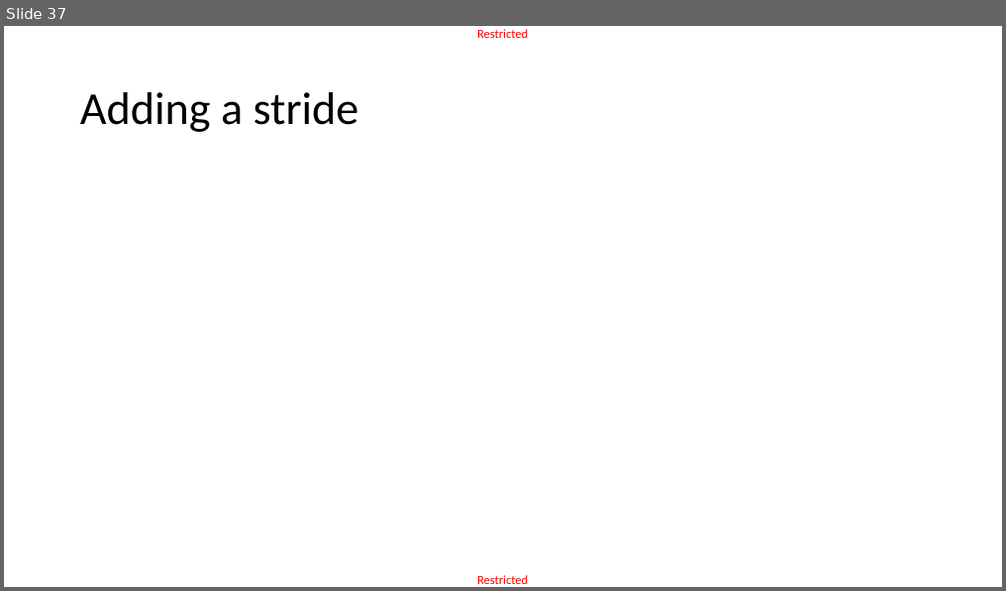
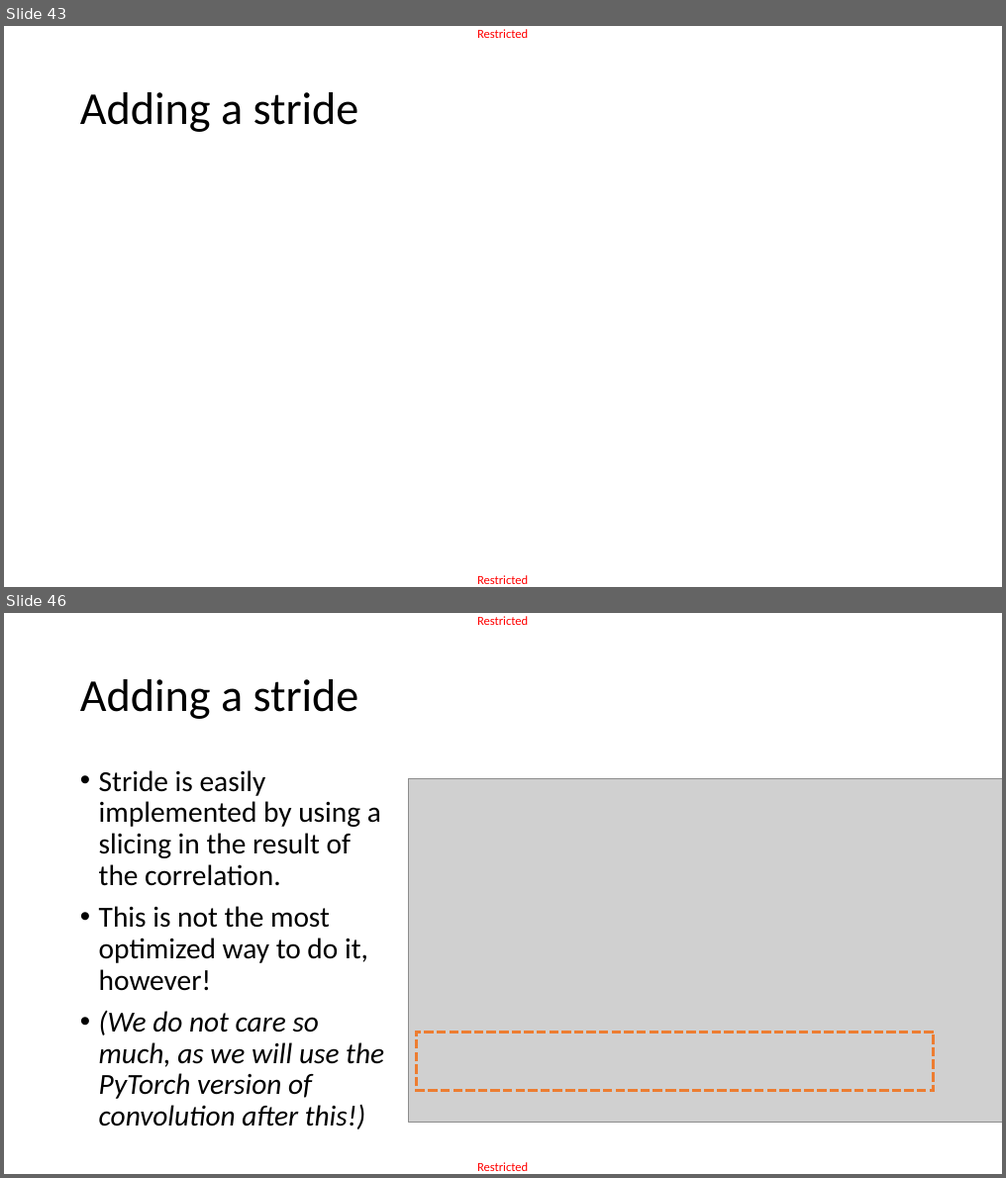
Before and after one commit to matthieudemari/SUTD_DL_50_039, a slide deck: W4/0. All/W4.pptx. Shown one above the other, each under a label of ours: slide 37 before the commit, slides 43 and 46 after it; the slides between them are not shown. The pictures are 1006x591 and 1006x1178 pixels, drawn with LibreOffice and Linux fonts; fonts in the diff are those of the drawing; grey boxes stand for pictures. Boxes give left, top, right and bottom in pixels: in the first picture for what was removed or moved away, otherwise in the second. Text is boxed around its words. In the diff, an @@ line names an element or a change of style, - is before the commit and + after.

```diff
--- a/W4/0. All/W4.pptx
+++ b/W4/0. All/W4.pptx
@@ slide 46 added at (4, 613, 1002, 1174), background #FFFFFF; not listed: 2 template elements that a slide beside it also shows @@
@@ title added at (80, 679, 359, 719), 44 pt, text #000000 @@
+Adding a stride
@@ text added at (99, 770, 384, 1130), 28 pt, text #000000 @@
+• Stride is easily implemented by using a slicing in the result of the correlation.
+• This is not the most optimized way to do it, however!
+• (We do not care so much, as we will use the PyTorch version of convolution after this!)
@@ picture added at (409, 778, 1002, 1123) @@
@@ rectangle added at (417, 1032, 934, 1090), outline #ED7D31 3 pt dashed @@
@@ what was slide 37 is now slide 43 @@
```
Also in this commit, not shown: 7 slides changed, 34 other slides added, 3 slides removed, 9 other files.
